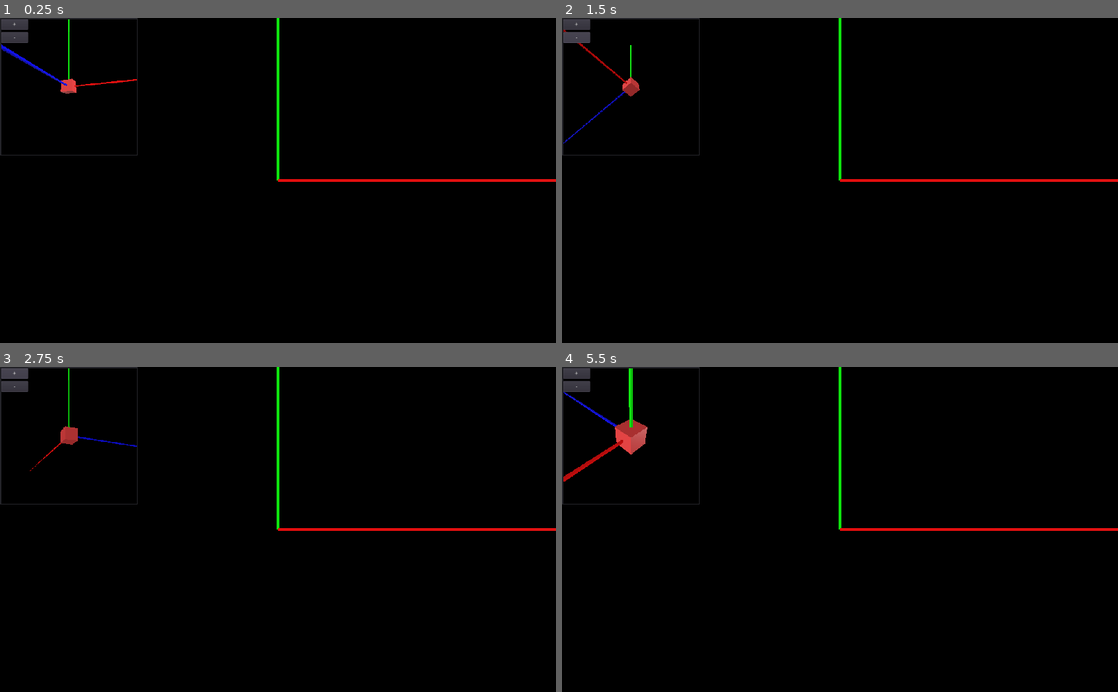
Above: before the commit, frames 1-4 (two rows, left to right).
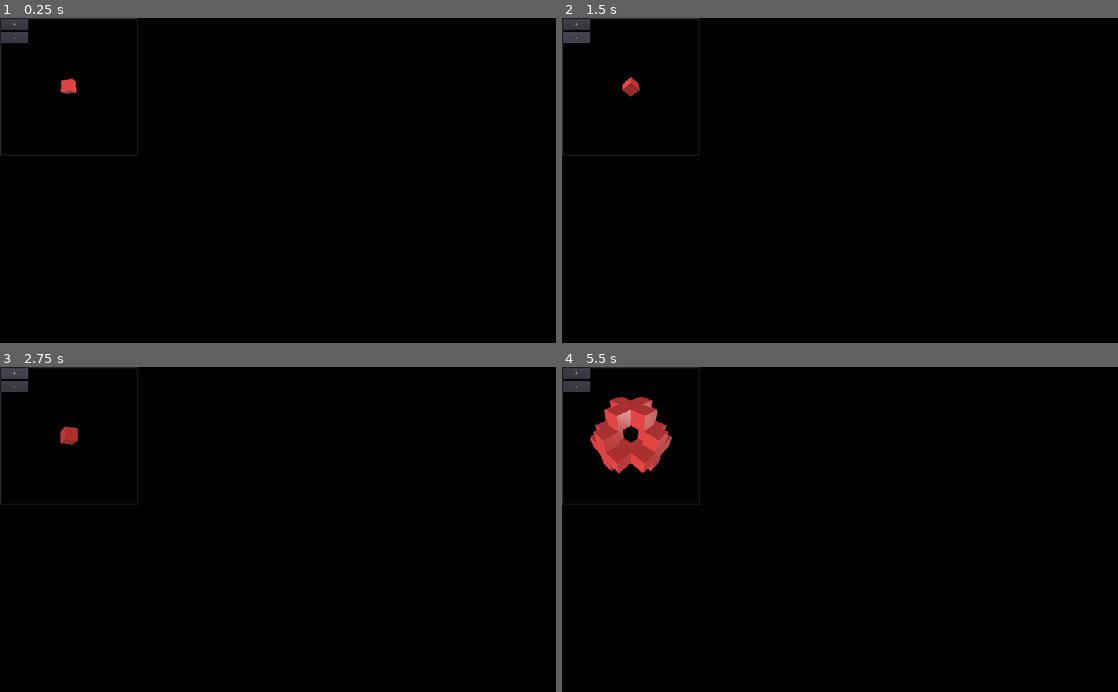
Above: after the commit, the same moments.

Repository: voxelv/blockbeat
Game: Godot game, scene res://main/main.tscn
Two runs of this game, one before a commit and one after it. Both use one fixed random seed, a clock stepped at 60 frames per second and the inputs below.
Inputs (mouse positions are in pixels of both pictures, inside the frame that each line leads up to):
- Up to frame 1 (0.25 s): no input
- Up to frame 2 (1.5 s): click "+" at 0.5 s; click "-" at 1.25 s
- Up to frame 3 (2.75 s): click "+" at 2 s
- Up to frame 4 (5.5 s): click "-" at 2.75 s; click "+" at 3.5 s; click "-" at 4.25 s; tap Enter (ui_accept) at 5, 5.1, 5.27 s; move the mouse to (962, 513) at 5.02 s; click (962, 513) at 5.17 s

The runs differ from the first frame. In frame 1, 0.9% of the frame differs, in the area x 0-100%, y 0-51%; in frame 2, 0.8%; in frame 3, 0.8%; in frame 4, 3.2%.

Commit message:
unleash the shapes

Diff:
--- a/src/main/main.gd
+++ b/src/main/main.gd
@@ -20,8 +20,7 @@
 		player_shape.set_shape(shapes_lib.NULL_SHAPE)
 
 func next_shape():
-#	var size = shapes_lib.SIZE.values()[randi() % (shapes_lib.SIZE.keys().size()-1) + 1]
-	var size = shapes_lib.SIZE.THREE
+	var size = shapes_lib.SIZE.values()[randi() % (shapes_lib.SIZE.keys().size()-1) + 1]
 	var shape_list = shapes_lib.shapes[size]
 	var shape_data = shape_list[shape_list.keys()[randi() % len(shape_list.keys())]]
 	goal_shape.set_shape(shape_data)
--- a/src/main/main.tscn
+++ b/src/main/main.tscn
@@ -15,6 +15,7 @@
 script = ExtResource( 1 )
 
 [node name="gizmo" parent="." instance=ExtResource( 2 )]
+visible = false
 
 [node name="Lighting" parent="." instance=ExtResource( 3 )]
 
@@ -73,6 +74,7 @@
 [node name="goal_shape" parent="Control2/MarginContainer/Control/ViewportContainer/Viewport/Spatial" instance=ExtResource( 8 )]
 
 [node name="gizmo" parent="Control2/MarginContainer/Control/ViewportContainer/Viewport/Spatial" instance=ExtResource( 2 )]
+visible = false
 
 [node name="VBoxContainer" type="VBoxContainer" parent="Control2/MarginContainer/Control"]
 margin_right = 50.0
--- a/src/util/autoload/shapes_lib.gd
+++ b/src/util/autoload/shapes_lib.gd
@@ -13,41 +13,41 @@
 
 var _shapes_3 = {
 	0: [[0, 0, 0]],
-#	1: [[0, 0, 0],[0, 0, 1],[-1, 0, 0],[0, 0, -1],[1, 0, 0]],
-#	2: [[0, 0, 0],[0, 0, 1],[-1, 0, 0],[0, 1, 0]],
-#	3: [[0, 0, 0],[0, 0, 1],[-1, 0, 0],[0, 0, -1],[1, 0, 0],[0, 1, 0],[0, -1, 0]],
-#	4: [[0, 1, -1],[-1, 1, 0],[-1, -1, 0],[0, -1, -1],[1, 0, -1],[-1, 0, -1],[-1, 0, 1],[1, 0, 1],[1, 1, 0],[0, 1, 1],[1, -1, 0],[0, -1, 1]],
-#	5: [[-1, -1, -1],[1, -1, -1],[1, -1, 1],[-1, -1, 1],[1, 1, -1],[-1, 1, 1],[1, 1, 1],[-1, 1, -1]],
-#	6: [[1, 0, -1],[-1, 0, -1],[1, 0, 1],[-1, 0, 1],[0, 1, 0],[0, -1, 0]],
+	1: [[0, 0, 0],[0, 0, 1],[-1, 0, 0],[0, 0, -1],[1, 0, 0]],
+	2: [[0, 0, 0],[0, 0, 1],[-1, 0, 0],[0, 1, 0]],
+	3: [[0, 0, 0],[0, 0, 1],[-1, 0, 0],[0, 0, -1],[1, 0, 0],[0, 1, 0],[0, -1, 0]],
+	4: [[0, 1, -1],[-1, 1, 0],[-1, -1, 0],[0, -1, -1],[1, 0, -1],[-1, 0, -1],[-1, 0, 1],[1, 0, 1],[1, 1, 0],[0, 1, 1],[1, -1, 0],[0, -1, 1]],
+	5: [[-1, -1, -1],[1, -1, -1],[1, -1, 1],[-1, -1, 1],[1, 1, -1],[-1, 1, 1],[1, 1, 1],[-1, 1, -1]],
+	6: [[1, 0, -1],[-1, 0, -1],[1, 0, 1],[-1, 0, 1],[0, 1, 0],[0, -1, 0]],
 	7: [[0, 1, 0],[-1, 0, 0],[0, 0, -1],[1, -1, 1]],
-#	8: [[1, -1, 1],[-1, 0, -1],[0, 1, -1],[-1, 1, 0],[-1, 1, -1],[1, -1, 0],[1, 0, 1],[0, -1, 1]],
-#	9: [[-1, 0, 0],[0, -1, 0],[1, 0, 0],[0, 0, 0],[0, 1, 0]],
+	8: [[1, -1, 1],[-1, 0, -1],[0, 1, -1],[-1, 1, 0],[-1, 1, -1],[1, -1, 0],[1, 0, 1],[0, -1, 1]],
+	9: [[-1, 0, 0],[0, -1, 0],[1, 0, 0],[0, 0, 0],[0, 1, 0]],
 }
 
 var _shapes_5 = {
-#	0: [[-1, 0, 0],[0, -1, 0],[1, 0, 0],[0, 0, 0],[0, 1, 0],[0, 0, 1],[0, 0, 2],[2, 0, 0],[0, 0, -1],[0, 0, -2],[0, -2, 0],[-2, 0, 0],[0, 2, 0]],
-#	1: [[0, 0, 2],[2, 0, 0],[0, 0, -2],[0, -2, 0],[0, 2, 0],[2, 0, 2],[2, 0, -2],[-2, 0, -2],[-2, 0, 0],[-2, 0, 2]],
-#	2: [[0, 0, 2],[0, 0, -2],[0, -2, 0],[0, 2, 0],[0, 0, 0],[0, 2, 1],[0, 2, 2],[0, 1, 2],[0, 2, -1],[0, 2, -2],[0, 1, -2],[0, -1, 2],[0, -2, 2],[0, -2, 1],[0, -2, -1],[0, -1, -2],[0, -2, -2]],
-#	3: [[0, 0, 2],[0, 0, -2],[0, -2, 0],[0, …(293 unchanged characters)…
-#	4: [[0, 0, 0],[0, -2, 0],[0, 2, 0],[0, 1, 0],[-1, 1, 0],[1, 1, 0],[0, -1, 0]],
-#	5: [[-1, 2, 0],[1, 2, 0],[-2, -1, 0],[-1, -2, 0],[0, -2, 0],[1, -2, 0],[2, -1, 0],[-1, 1, 0],[1, 1, 0]],
-#	6: [[0, 0, 0],[2, 0, 0],[-2, 0, 0],[0,  …(326 unchanged characters)…
-#	7: [[0, 0, 0],[1, 0, 0],[2, 0, 0],[0, 0, 1],[0, 0, 2],[-1, 0, 0],[-2, 0, 0],[0, 0, -1],[0, 0, -2],[0, -1, 0],[0, -2, 0],[0, 1, 0],[0, 2, 0],[0, 1, -1],[-1, 1, 0],[0, 1, 1],[1, 1, 0],[1, 0, 1],[1, 0, -1],[-1, 0, -1],[-1, 0, 1]],
-#	8: [[0, 0, 0],[1, 0, 0],[2, 0, 0],[0, 0, 1],[0, 0, 2],[-1, 0, 0],[-2, 0, 0],[0, 0, -1],[0, 0, -2],[0, -1, 0],[0, -2, 0],[0, 1, 0],[0, 2, 0],[0, 1, -1],[-1, 1, 0],[0, 1, 1],[1, 1, 0],[1, 0, 1],[1, 0, -1],[-1, 0, -1],[-1, 0, 1],[1, -1, 0],[0, -1, -1],[-1, -1, 0],[0, -1, 1]],
-#	9: [[0, 0, 0],[-2, 2, -2],[-2, 2, 2],[-2, -2, 2],[-2, -2, -2],[2, -2, -2],[2, 2, -2],[2, 2, 2],[2, -2, 2]],
+	0: [[-1, 0, 0],[0, -1, 0],[1, 0, 0],[0, 0, 0],[0, 1, 0],[0, 0, 1],[0, 0, 2],[2, 0, 0],[0, 0, -1],[0, 0, -2],[0, -2, 0],[-2, 0, 0],[0, 2, 0]],
+	1: [[0, 0, 2],[2, 0, 0],[0, 0, -2],[0, -2, 0],[0, 2, 0],[2, 0, 2],[2, 0, -2],[-2, 0, -2],[-2, 0, 0],[-2, 0, 2]],
+	2: [[0, 0, 2],[0, 0, -2],[0, -2, 0],[0, 2, 0],[0, 0, 0],[0, 2, 1],[0, 2, 2],[0, 1, 2],[0, 2, -1],[0, 2, -2],[0, 1, -2],[0, -1, 2],[0, -2, 2],[0, -2, 1],[0, -2, -1],[0, -1, -2],[0, -2, -2]],
+	3: [[0, 0, 2],[0, 0, -2],[0, -2, 0],[0, …(293 unchanged characters)…
+	4: [[0, 0, 0],[0, -2, 0],[0, 2, 0],[0, 1, 0],[-1, 1, 0],[1, 1, 0],[0, -1, 0]],
+	5: [[-1, 2, 0],[1, 2, 0],[-2, -1, 0],[-1, -2, 0],[0, -2, 0],[1, -2, 0],[2, -1, 0],[-1, 1, 0],[1, 1, 0]],
+	6: [[0, 0, 0],[2, 0, 0],[-2, 0, 0],[0,  …(326 unchanged characters)…
+	7: [[0, 0, 0],[1, 0, 0],[2, 0, 0],[0, 0, 1],[0, 0, 2],[-1, 0, 0],[-2, 0, 0],[0, 0, -1],[0, 0, -2],[0, -1, 0],[0, -2, 0],[0, 1, 0],[0, 2, 0],[0, 1, -1],[-1, 1, 0],[0, 1, 1],[1, 1, 0],[1, 0, 1],[1, 0, -1],[-1, 0, -1],[-1, 0, 1]],
+	8: [[0, 0, 0],[1, 0, 0],[2, 0, 0],[0, 0, 1],[0, 0, 2],[-1, 0, 0],[-2, 0, 0],[0, 0, -1],[0, 0, -2],[0, -1, 0],[0, -2, 0],[0, 1, 0],[0, 2, 0],[0, 1, -1],[-1, 1, 0],[0, 1, 1],[1, 1, 0],[1, 0, 1],[1, 0, -1],[-1, 0, -1],[-1, 0, 1],[1, -1, 0],[0, -1, -1],[-1, -1, 0],[0, -1, 1]],
+	9: [[0, 0, 0],[-2, 2, -2],[-2, 2, 2],[-2, -2, 2],[-2, -2, -2],[2, -2, -2],[2, 2, -2],[2, 2, 2],[2, -2, 2]],
 }
 
 var _shapes_7 = {
-#	0: [[0, 0, 0],[-3, 3, 3],[-3, 3, -3],[-3, -3, 3],[-3, -3, -3],[3, -3, -3],[3, -3, 3],[3, 3, -3],[3, 3, 3],[1, -1, -1],[2, -2, -2],[1, -1, 1],[2, -2, 2],[-1, -1, 1],[-2, -2, 2],[-1, -1, -1],[-2, -2, -2],[-1, 1, -1],[-1, 1, 1],[1, 1, 1],[1, 1, -1],[2, 2, -2],[-2, 2, -2],[-2, 2, 2],[2, 2, 2]],
-#	1: [[0, 0, 3],[0, 0, -3],[0, -1, 2],[0, …(329 unchanged characters)…
-#	2: [[0, 0, 3],[0, 0, -3],[0, -1, 2],[0, …(653 unchanged characters)…
-#	3: [[3, 0, 0],[3, 1, 0],[3, 2, 0],[3, 3 …(314 unchanged characters)…
-#	4: [[3, 0, 0],[3, 1, 0],[3, 2, 0],[3, 3 …(282 unchanged characters)…
-#	5: [[0, 0, -3],[0, 0, 3],[0, 3, 0],[0, 0, 0],[0, -3, 0],[-3, 0, 0],[3, 0, 0],[0, 1, 0],[0, 2, 0],[0, -2, 0],[0, -1, 0]],
-#	6: [[0, 3, 0],[0, -3, 0],[0, 2, 0],[0,  …(286 unchanged characters)…
-#	7: [[-1, 0, 3],[1, 0, 3],[3, 0, 1],[3,  …(425 unchanged characters)…
-#	8: [[3, 0, 3],[3, 3, 3],[3, 1, 3],[3, 2 …(742 unchanged characters)…
-#	9: [[3, 3, 3],[3, 2, 3],[3, -2, 3],[3,  …(344 unchanged characters)…
+	0: [[0, 0, 0],[-3, 3, 3],[-3, 3, -3],[-3, -3, 3],[-3, -3, -3],[3, -3, -3],[3, -3, 3],[3, 3, -3],[3, 3, 3],[1, -1, -1],[2, -2, -2],[1, -1, 1],[2, -2, 2],[-1, -1, 1],[-2, -2, 2],[-1, -1, -1],[-2, -2, -2],[-1, 1, -1],[-1, 1, 1],[1, 1, 1],[1, 1, -1],[2, 2, -2],[-2, 2, -2],[-2, 2, 2],[2, 2, 2]],
+	1: [[0, 0, 3],[0, 0, -3],[0, -1, 2],[0, …(329 unchanged characters)…
+	2: [[0, 0, 3],[0, 0, -3],[0, -1, 2],[0, …(653 unchanged characters)…
+	3: [[3, 0, 0],[3, 1, 0],[3, 2, 0],[3, 3 …(314 unchanged characters)…
+	4: [[3, 0, 0],[3, 1, 0],[3, 2, 0],[3, 3 …(282 unchanged characters)…
+	5: [[0, 0, -3],[0, 0, 3],[0, 3, 0],[0, 0, 0],[0, -3, 0],[-3, 0, 0],[3, 0, 0],[0, 1, 0],[0, 2, 0],[0, -2, 0],[0, -1, 0]],
+	6: [[0, 3, 0],[0, -3, 0],[0, 2, 0],[0,  …(286 unchanged characters)…
+	7: [[-1, 0, 3],[1, 0, 3],[3, 0, 1],[3,  …(425 unchanged characters)…
+	8: [[3, 0, 3],[3, 3, 3],[3, 1, 3],[3, 2 …(742 unchanged characters)…
+	9: [[3, 3, 3],[3, 2, 3],[3, -2, 3],[3,  …(344 unchanged characters)…
 }
 
 #var shapes_9 = {}
Not shown, changed: index.pck
Not shown, added: test_server.sh
